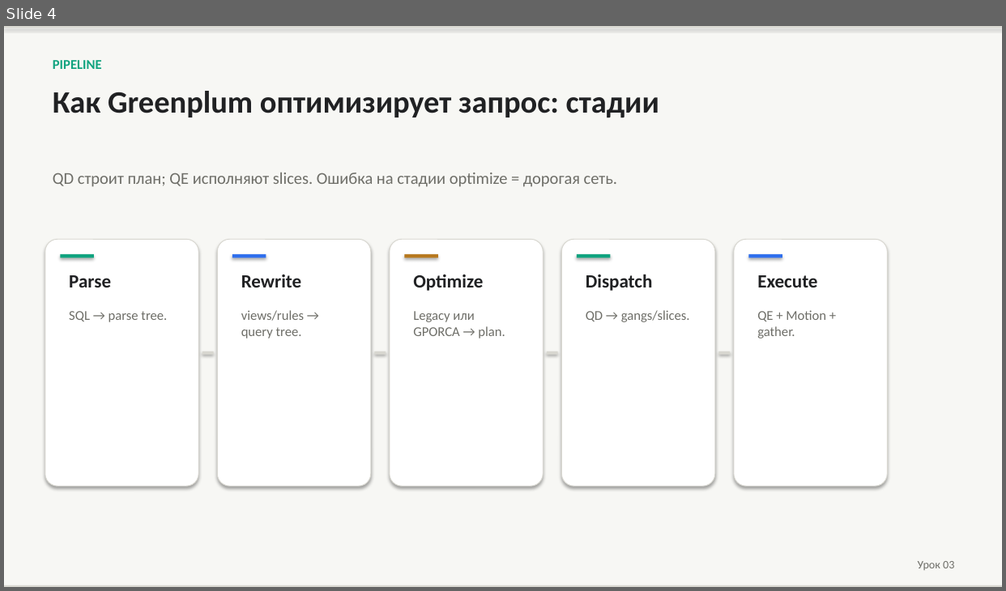
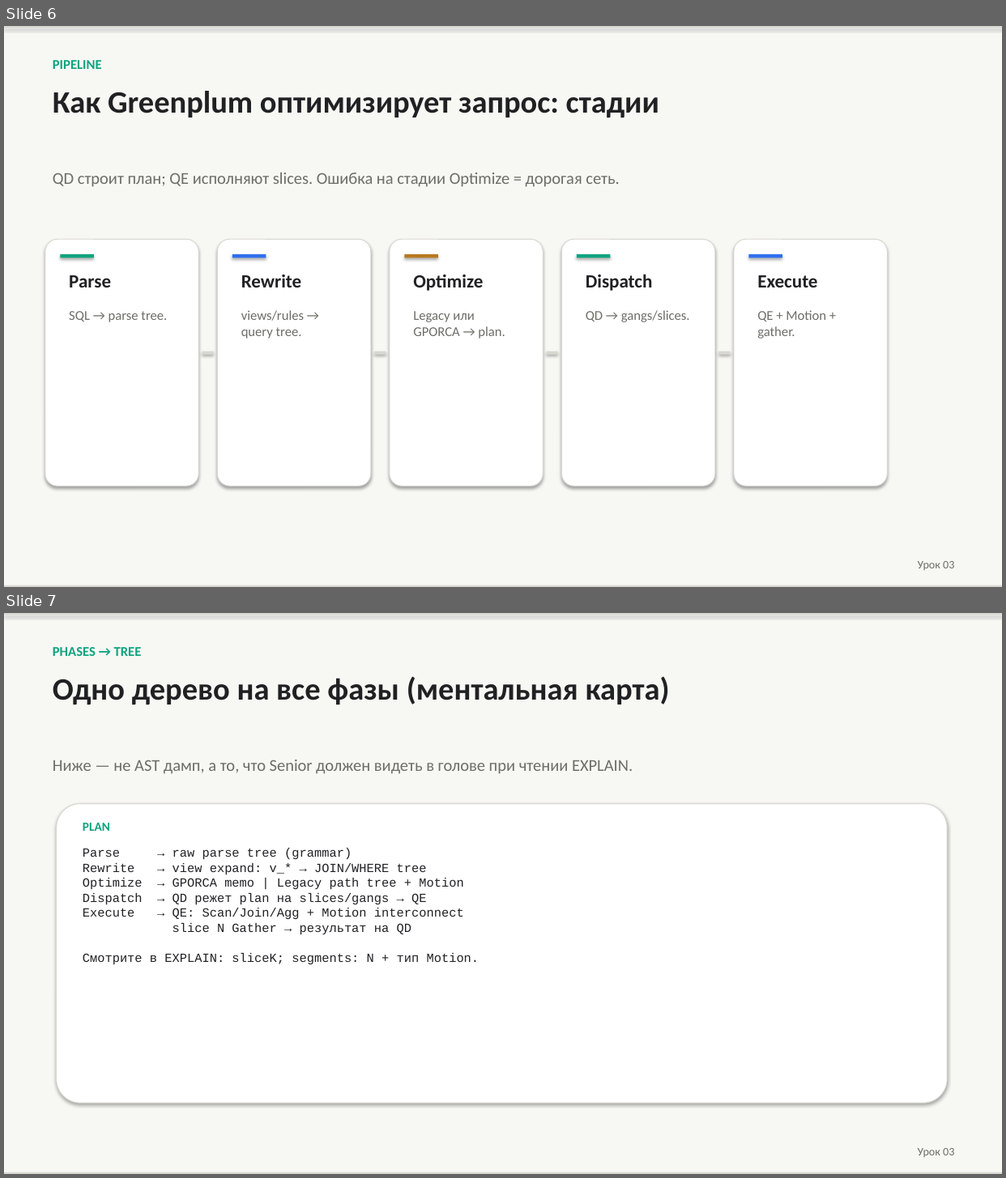
Before and after one commit to PaulKov/de-mentor, a slide deck: artifacts/greenplum-query-tuning-theory.pptx. Shown one above the other, each under a label of ours: slide 4 before the commit, slides 6 and 7 after it. The pictures are 1006x591 and 1006x1178 pixels, drawn with LibreOffice and Linux fonts; fonts in the diff are those of the drawing. Boxes give left, top, right and bottom in pixels: in the first picture for what was removed or moved away, otherwise in the second. Text is boxed around its words. In the diff, an @@ line names an element or a change of style, - is before the commit and + after.

```diff
--- a/artifacts/greenplum-query-tuning-theory.pptx
+++ b/artifacts/greenplum-query-tuning-theory.pptx
@@ slide 7 added at box(4, 613, 1002, 1174), background #FFFFFF @@
@@ rectangle added at box(4, 613, 1002, 1174), fill #F7F7F4 @@
@@ rectangle added at box(4, 613, 1002, 615), fill #D8D7D0 @@
@@ text added at box(53, 647, 142, 656), 13 pt, text #10A37F, bold @@
+PHASES → TREE
@@ text added at box(53, 676, 670, 705), 30 pt, text #202123, bold @@
+Одно дерево на все фазы (ментальная карта)
@@ text added at box(53, 760, 633, 774), 16 pt, text #6E6E68 @@
+Ниже — не AST дамп, а то, что Senior должен видеть в голове при чтении EXPLAIN.
@@ rounded rectangle added at box(57, 804, 948, 1103), fill #FFFFFF, outline #D8D7D0 0.75 pt @@
@@ text added at box(83, 823, 110, 831), 12 pt, text #10A37F, bold @@
+PLAN
@@ text added at box(83, 848, 479, 965), 12 pt, text #202123 @@
+Parse → raw parse tree (grammar)
+Rewrite → view expand: v_* → JOIN/WHERE tree
+Optimize → GPORCA memo | Legacy path tree + Motion
+Dispatch → QD режет plan на slices/gangs → QE
+Execute → QE: Scan/Join/Agg + Motion interconnect
+slice N Gather → результат на QD
+Смотрите в EXPLAIN: sliceK; segments: N + тип Motion.
@@ text added at box(918, 1148, 954, 1157), 11 pt, text #6E6E68 @@
+Урок 03
@@ rectangle added at box(4, 1173, 1002, 1174), fill #D8D7D0 @@
@@ what was slide 4 is now slide 6 @@
@@ slide 6 changed as well @@
@@ text at box(53, 173, 619, 187): text changed @@
-QD строит план; QE исполняют slices. Ошибка на стадии optimize = дорогая сеть.
+QD строит план; QE исполняют slices. Ошибка на стадии Optimize = дорогая сеть.
```
Also in this commit, not shown: 28 other slides changed, 12 other slides added, 39 other files.
